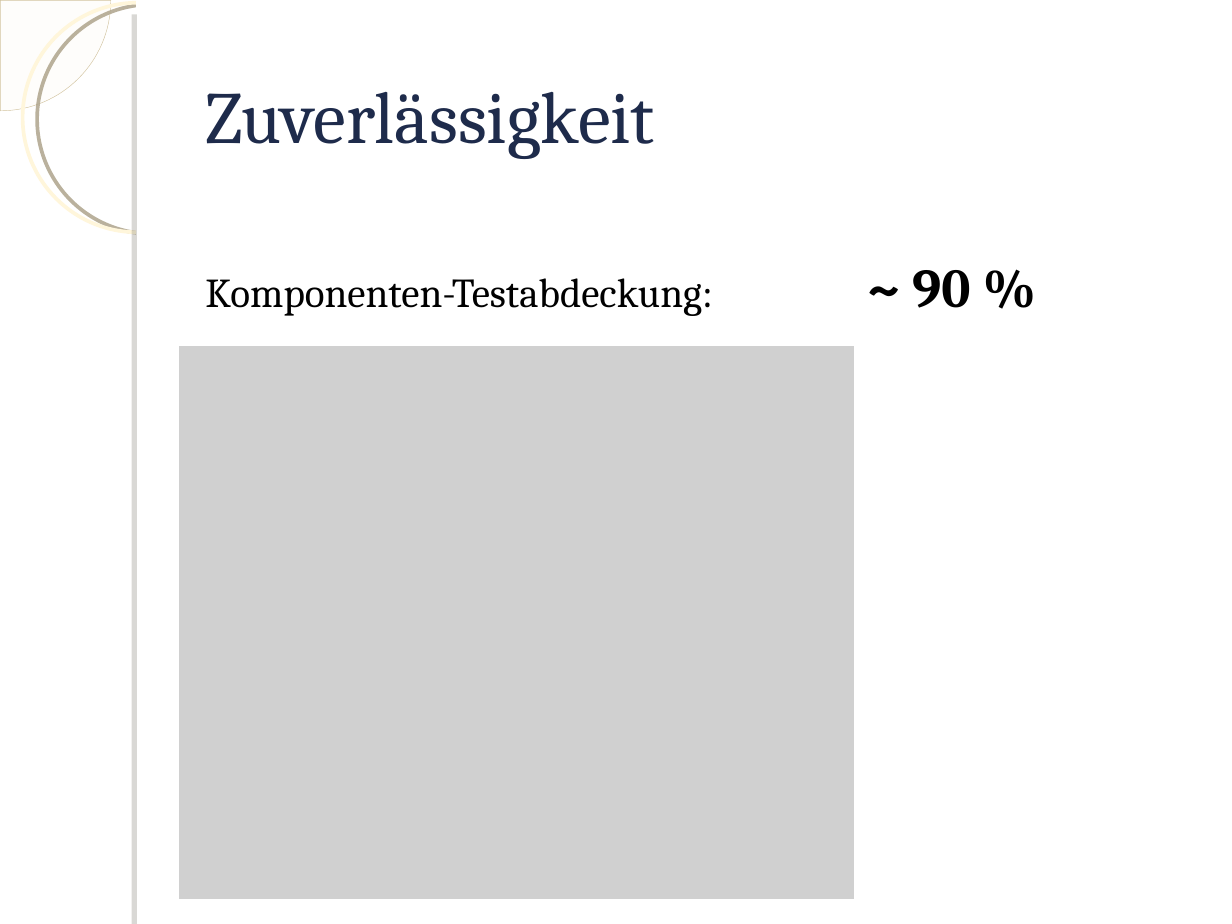
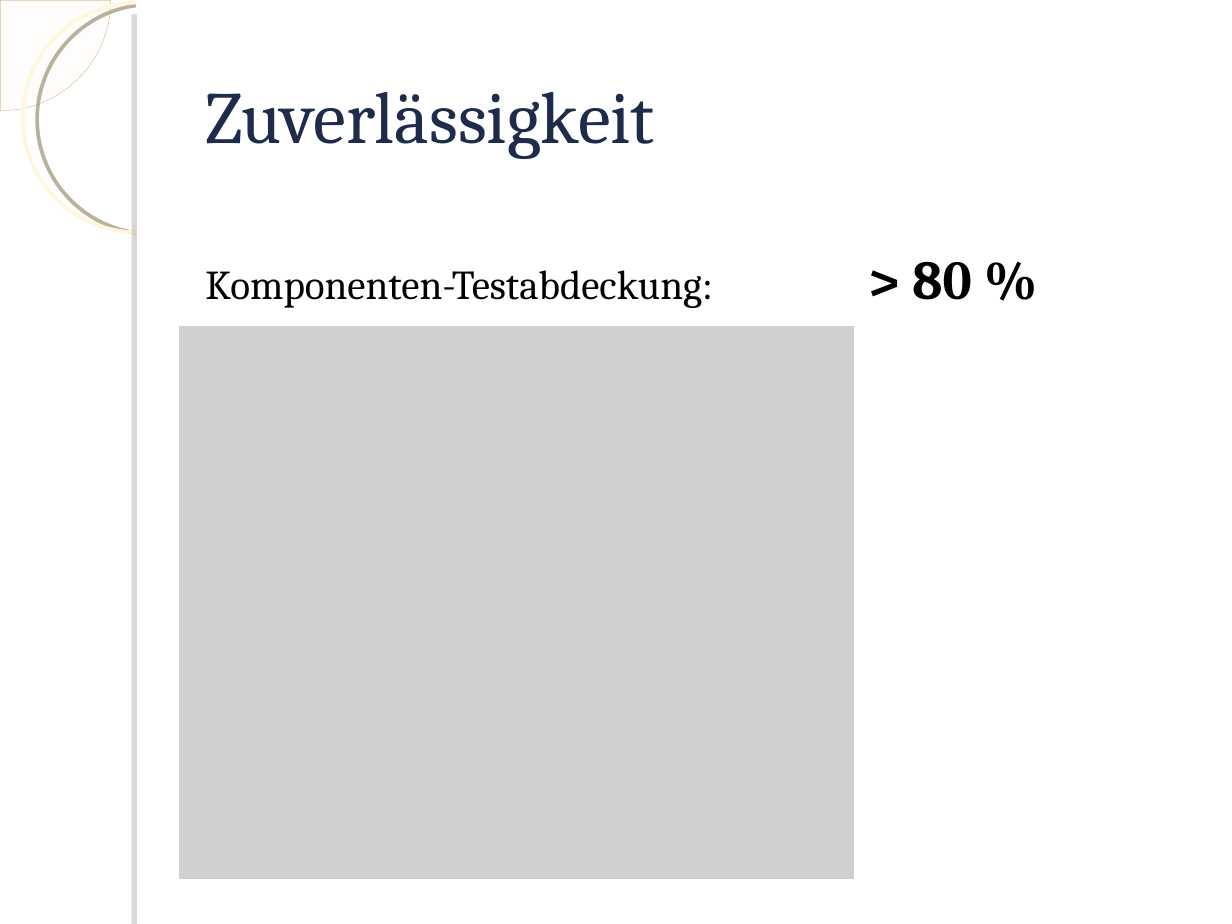
Before and after one commit to knot3/knot3-qualitaetssicherung, a slide deck: slide 2 of Praesentation/Praesentation.odp. Drawn at 1232x924 pixels with LibreOffice and Linux fonts; fonts in the diff are those of the drawing; grey boxes stand for pictures; background and template pictures are left out. Boxes give left, top, right and bottom in pixels: in the first picture for what was removed or moved away, otherwise in the second. Text is boxed around its words. In the diff, an @@ line names an element or a change of style, - is before the commit and + after.

```diff
--- a/Praesentation/Praesentation.odp
+++ b/Praesentation/Praesentation.odp
@@ text at (205,261,972,308): text changed @@
-Komponenten-Testabdeckung: ~ 90 %
+Komponenten-Testabdeckung: > 80 %
@@ picture: place and size @@
-picture at (180,346,854,899)
+picture at (180,326,854,880)
```
Also in this commit, not shown: 1 other slide changed, 1 slide added, 1 slide removed, 1 other file.
